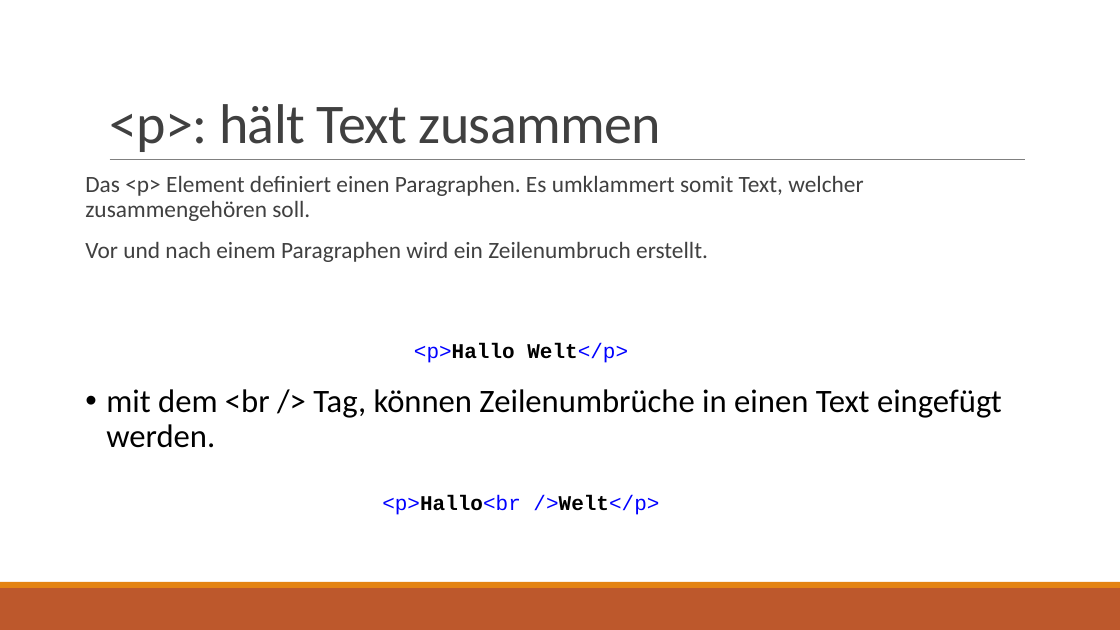
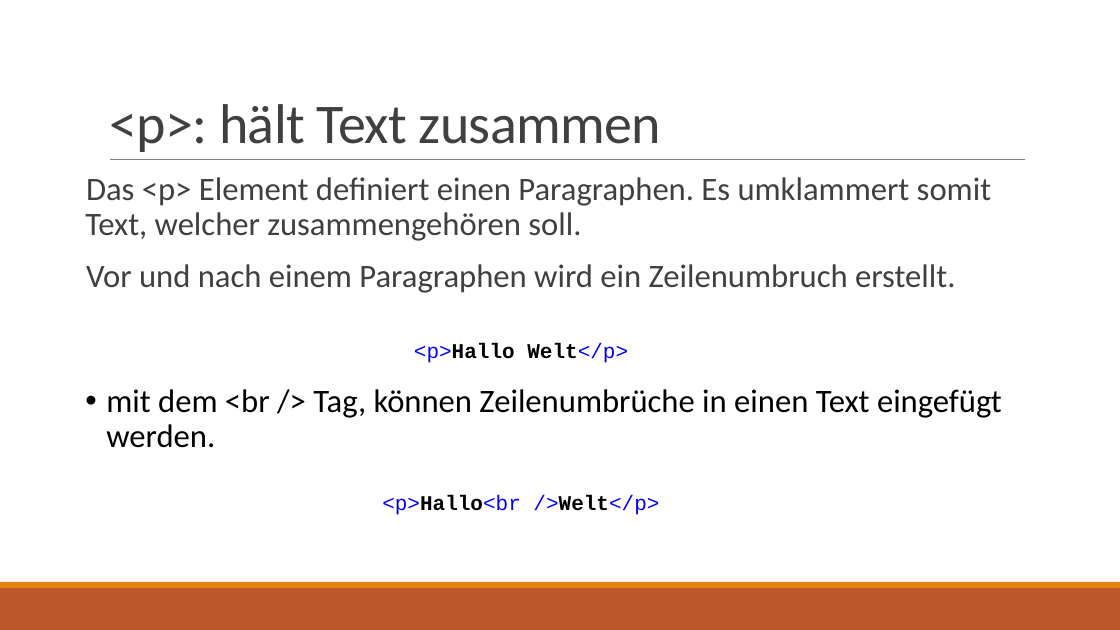
Before and after one commit to JOPA-WIT/web_seminar, a slide deck: slide 23 of Präsentationen/HTML.pptx (slide 22 before the commit). Drawn at 1120x630 pixels with LibreOffice and Linux fonts; fonts in the diff are those of the drawing. Boxes give left, top, right and bottom in pixels: in the first picture for what was removed or moved away, otherwise in the second. Text is boxed around its words. In the diff, an @@ line names an element or a change of style, - is before the commit and + after.

Commit message:
Added new files and new pages in presentations

```diff
--- a/Präsentationen/HTML.pptx
+++ b/Präsentationen/HTML.pptx
@@ text "Das <p> Element definiert einen ..." at [85,177,991,293]: size 20 to 28 pt @@
```
Also in this commit, not shown: 4 other slides changed, 1 slide added, 7 other files.
